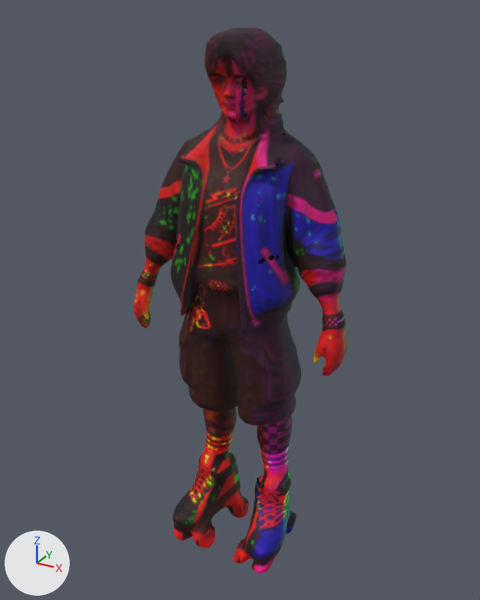
The glTF model assets/figures/jojo.glb: old version first, new version second.
One viewpoint serves both versions: a camera (50 mm lens) standing at (0.927, -1.685, 1.794) and looking at (-0.016, 0.028, 0.937). Lighting does not change. The marker at lower left points along +X, +Y and +Z. The first picture is the older version.

Objects in the first picture: 'jojo'.
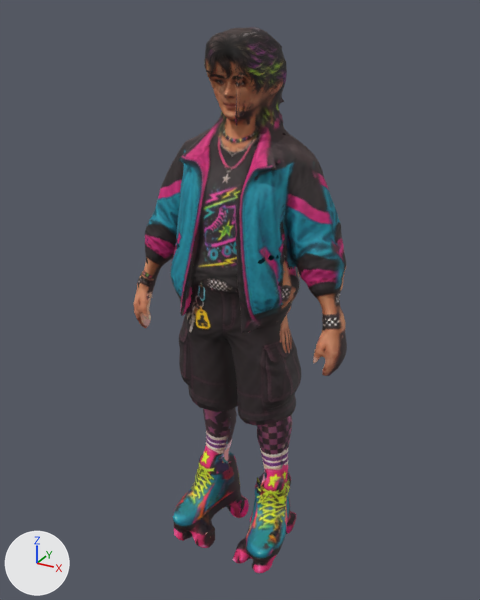
Location of each change, [x1, y1, x2, y2] in pixels of the pictures (480 x 600 px; the box of a moved part takes in the faces that stretch with it):
'jojo', surface changed: [134, 27, 347, 573] in both
part 1 of me_mesh_0, moved or reshaped: [134, 27, 347, 573] in both
part 2 of me_mesh_0, surface changed (lighter): [134, 27, 347, 572] in both

What changed in the scene script:
```text
Add img_jojo_baked:
    img_jojo_baked = load_image('jojo_baked', '_unpacked/jojo_baked', 2048, 2048, 'sRGB')
Change mat_jojo:
    remove n2 = _N.new('ShaderNodeMix'); n2.name = 'Mix'
    remove n2.data_type = 'RGBA'
    remove n2.blend_type = 'MULTIPLY'
    remove n2.inputs[0].default_value = 1.0  # 'Factor'
    remove n3 = _N.new('ShaderNodeVertexColor'); n3.name = 'Color Attribute'
    where n4 = _N.new('ShaderNodeTexImage'); n4.name = 'Image Texture'
    n4.image: img_jojo_tex -> img_jojo_baked
    where n0 = _N.new('ShaderNodeBsdfPrincipled'); n0.name = 'Principled BSDF'
    remove _L.new(n2.outputs[2], n0.inputs[0])  # 'Result' to 'Base Color'
    remove _L.new(n3.outputs[0], n2.inputs[7])  # 'Color' to 'B'
    remove _L.new(n4.outputs[0], n2.inputs[6])  # 'Color' to 'A'
    add _L.new(n4.outputs[0], n0.inputs[0])  # 'Color' to 'Base Color'
Change me_mesh_0:
    where me_mesh_0.from_pydata(...)  # 39731 vertices, 79378 faces; spans x -0.39..0.37, y -0.17..0.16, z -0.01..1.75
    used by ob_jojo; location = (0.0, 0.0, 0.0)
    me_mesh_0 part 1: 5676 vertices moved within x -0.38..0.37, y -0.16..0.16, z 0.0..1.75
    me_mesh_0 part 2: 36944 kept faces spanning x -0.39..0.37, y -0.16..0.16, z -0.01..1.75 get new texture (UV) coordinates
```
